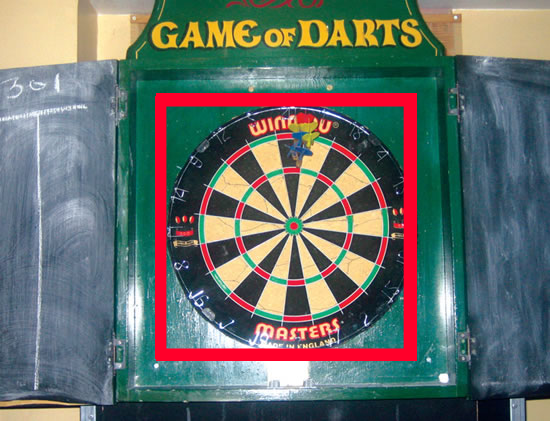
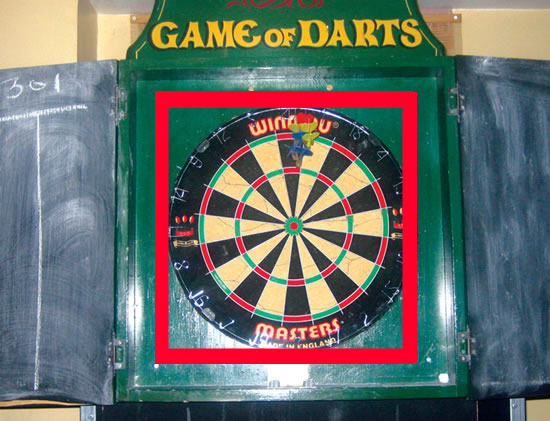
Comparing the layer stacks of the two 550 x 421 images. Changes:
added layer "Shape 6" above "Shape 5" over (158, 106, 414, 362)
added layer "Shape 5" above "Shape 4" over (158, 92, 417, 363)
added layer "Shape 4" above "Shape 3" over (155, 106, 413, 364)
added layer "Shape 3" above "Shape 2" over (155, 91, 413, 362)
